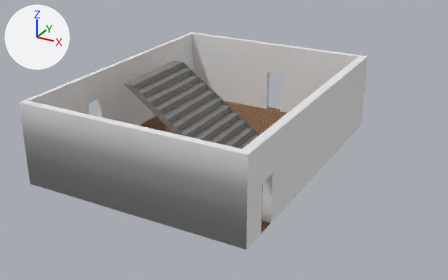
A saved change to the FBX model Assets/Models/Buildings/stairwell_1st_Floor.fbx.
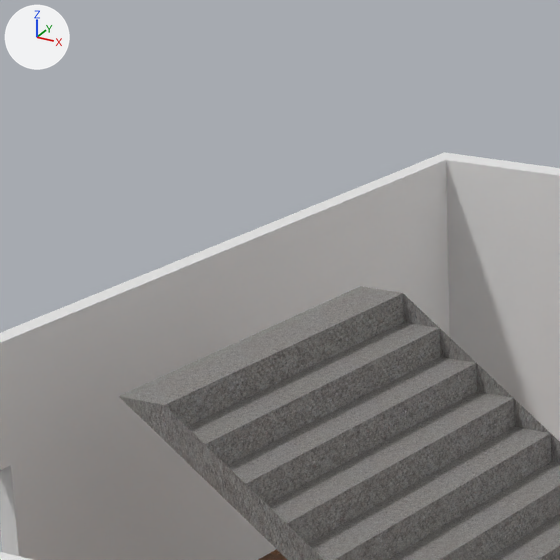
Old and new are each drawn whole from a camera (50 mm lens) standing at (-195.9, -47.8, 22.8) and looking at (-222.9, 1.3, -1.7) and again close up on the part from 22% to 48% of the width and 0% to 42% of the height. Arrows for +X, +Y and +Z are at upper left; the lights stay in place. Vertices at the same position are counted once.

The first close-up shows 'Classroom 1.169'.
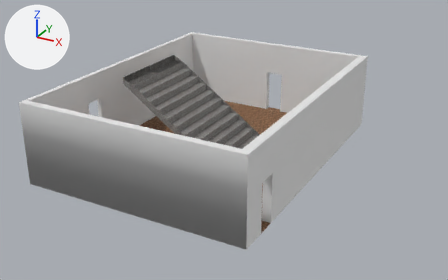
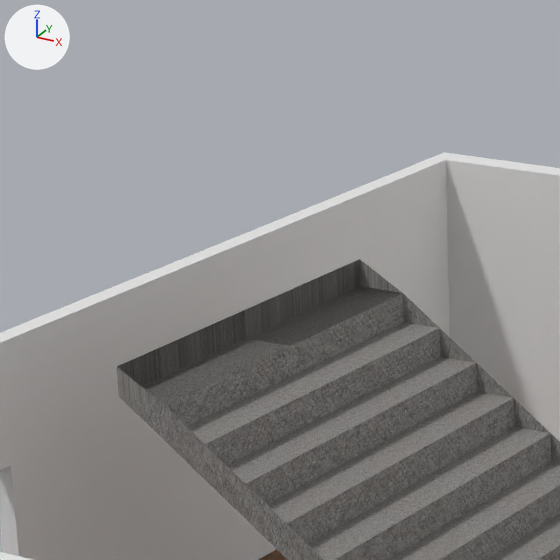
Where the newer file only moved an object's origin or applied its transform, the numbers keep the older frame.

Location of each change, [x1, y1, x2, y2] in pixels of the close-ups (560 x 560 px):
part 1 of me_cube_052, added (black)
    after: [117, 259, 402, 405]

The change, as a list of edits to the scene's bpy script:
```text
Change me_cube_052:
    used by ob_classroom_1_169; location = (-220.05, 5.38, 3.39); rotation_euler = (0.0, 0.0, -3.142), in degrees (0, 0, -180); scale = (-33.6, -22.3, -0.0153)
    verts and faces of me_cube_052; kept vertices keep their numbers, new ones are numbered from 157
    before: 0 (0.0, -1.0, -192.0) at pixel (164, 405), 1 (0.0, 0.0, -192.0) at pixel (403, 293), 6 (0.0, 0.0, -192.0) at pixel (360, 286), 7 (0.0, -1.0, -192.0) at pixel (118, 396)
    remove me_cube_052.from_pydata(...)  # 157 vertices, 68 faces; spans x 0.0, y -1.0..1.0, z -224.0..224.0
    add me_cube_052.from_pydata(...)  # 159 vertices, 71 faces; spans x 0.0, y -1.0..1.0, z -228.0..224.0
    me_cube_052 part 1
    add verts[157] = (0.0, 0.0, -228.0)  # pixel (359, 259)
    add verts[158] = (0.0, -1.0, -228.0)  # pixel (116, 366)
    add faces += [(6, 7, 158, 157), (1, 157, 6), (0, 7, 158)]  # mat_stairs (picture img_stairs_new_jpg)
```
